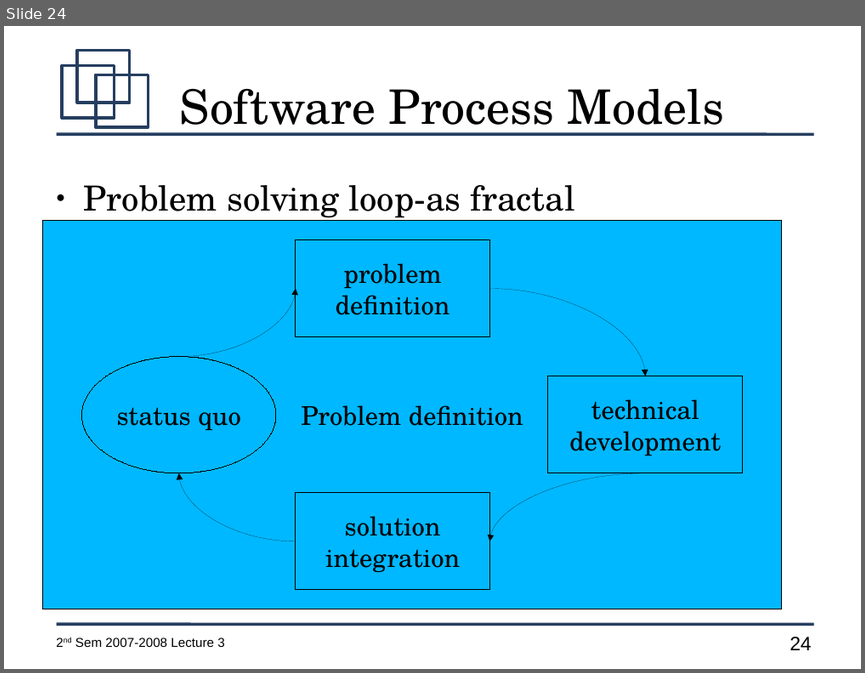
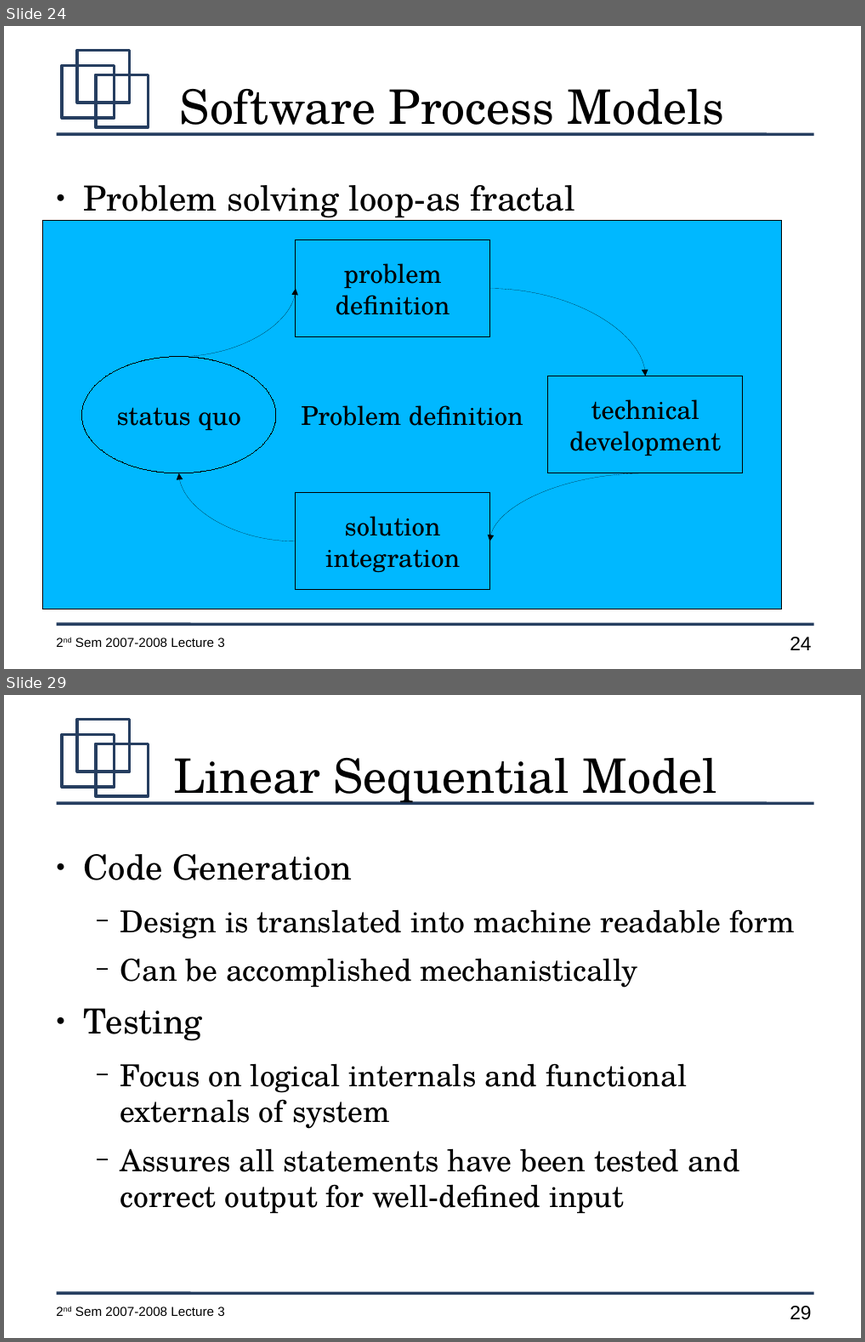
Before and after one commit to jachermocilla/jach-homepage, a slide deck: CMSC128-2nd-Sem-2007-L3.odp. Shown one above the other, each under a label of ours: slide 24 before the commit, slides 24 and 29 after it; the slides between them are not shown. The pictures are 865x673 and 865x1342 pixels, drawn with LibreOffice and Linux fonts; fonts in the diff are those of the drawing. Boxes give left, top, right and bottom in pixels: in the first picture for what was removed or moved away, otherwise in the second. Text is boxed around its words. In the diff, an @@ line names an element or a change of style, - is before the commit and + after.

```diff
--- a/CMSC128-2nd-Sem-2007-L3.odp
+++ b/CMSC128-2nd-Sem-2007-L3.odp
@@ slide 29 added at (x1=4, y1=695, x2=861, y2=1338), background #FFFFFF; not listed: 7 template elements that a slide beside it also shows @@
@@ title added at (x1=173, y1=758, x2=717, y2=805), 44 pt, text #000000 @@
+Linear Sequential Model
@@ text added at (x1=84, y1=854, x2=794, y2=1213), 28 pt, text #000000 @@
+● Code Generation
+  − Design is translated into machine readable form
+  − Can be accomplished mechanistically
+● Testing
+  − Focus on logical internals and functional externals of system
+  − Assures all statements have been tested and correct output for well-defined input
```
Also in this commit, not shown: 5 other slides added.
